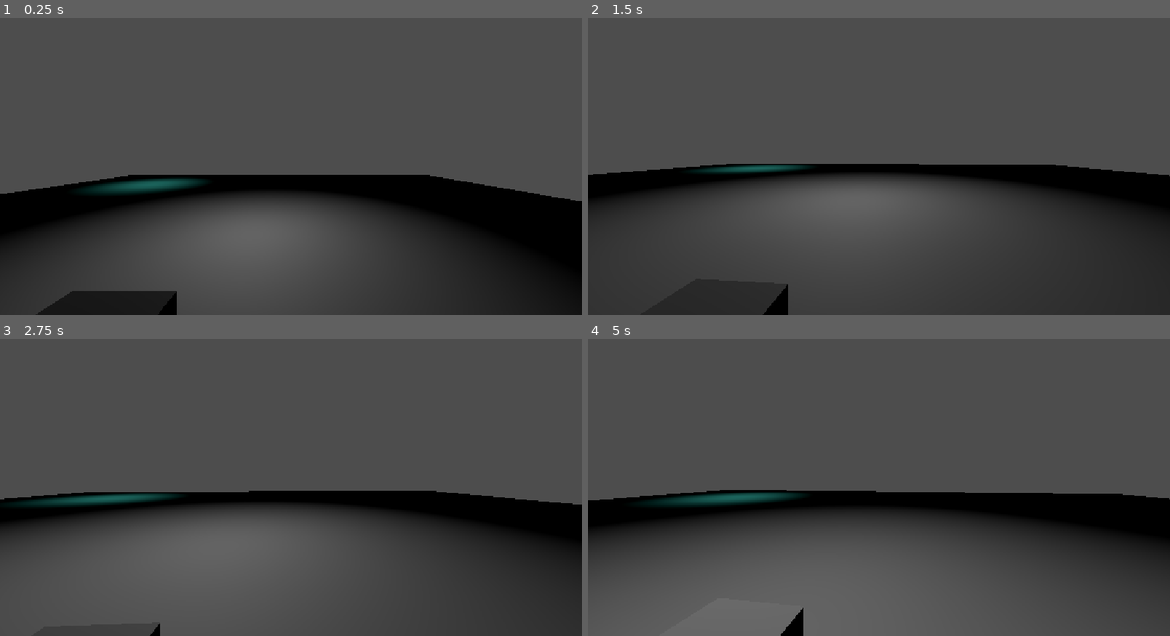
Above: before the commit, frames 1-4 (two rows, left to right).
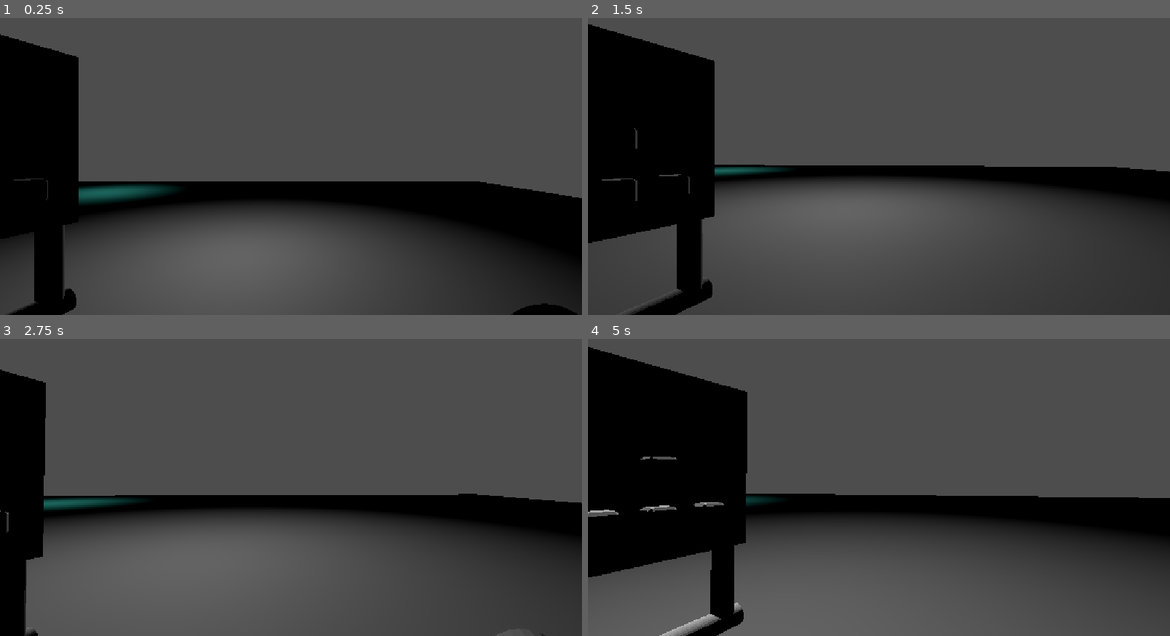
Above: after the commit, the same moments.

Repository: NickRockYuoTube/Godot_Jam2026
Game: Godot game, scene res://levels/test_level.tscn
Same seed, same stepped clock (60 frames per second), same inputs: the game is played once before the commit and once after it.
Inputs (mouse positions are in pixels of both pictures, inside the frame that each line leads up to):
- Up to frame 1 (0.25 s): no input
- Up to frame 2 (1.5 s): move the mouse to (908, 151) at 0.52 s; hold W (chair_forward) from 0.53 s (still down); tap Enter at 1.25 s; move the mouse to (849, 151) at 1.27 s
- Up to frame 3 (2.75 s): keep holding W (chair_forward); tap Space at 2 s; move the mouse to (302, 466) at 2.02 s
- Up to frame 4 (5 s): keep holding W (chair_forward); tap Enter at 2.75 s; move the mouse to (873, 478) at 2.77 s; move the mouse to (919, 475) at 3.52 s; move the mouse to (832, 469) at 4.27 s

The runs differ from the first frame. In frame 1, 14% of the frame differs, in the area x 0-100%, y 5-100%; in frame 2, 16%; in frame 3, 7.4%; in frame 4, 18%, in the area x 0-100%, y 2-100%.

Commit message:
Добавление коляски настройки камеры
Co-Authored-By: Gogrog98 <341069160+Gogrog98@users.noreply.github.com>

Diff:
--- a/godo-horro-jam/scen/wheelchair.tscn
+++ b/godo-horro-jam/scen/wheelchair.tscn
@@ -3,8 +3,10 @@
 [ext_resource type="Script" uid="uid://bsqpwcbnvjvpw" path="res://script/wheelchair.gd" id="1_0vjwd"]
 [ext_resource type="Script" uid="uid://bvwud5pg3w2i2" path="res://script/terminal.gd" id="2_38gba"]
 [ext_resource type="Script" uid="uid://31wrqp237dtm" path="res://script/head_look.gd" id="3_kmb4p"]
+[ext_resource type="PackedScene" uid="uid://btu4a7utwcuqr" path="res://models/кресло2.0.glb" id="4_38gba"]
 
 [sub_resource type="BoxShape3D" id="BoxShape3D_g4v7s"]
+size = Vector3(1, 1.7525635, 1.8577881)
 
 [sub_resource type="BoxMesh" id="BoxMesh_yf5fn"]
 
@@ -16,19 +18,22 @@
 script = ExtResource("1_0vjwd")
 
 [node name="CollisionShape3D" type="CollisionShape3D" parent="." unique_id=1800488574]
-transform = Transform3D(1, 0, 0, 0, 1, 0, 0, 0, 1, 0, 0.5015951, 0)
+transform = Transform3D(1, 0, 0, 0, 1, 0, 0, 0, 1, -0.034775853, 0.8778768, -0.38067627)
 shape = SubResource("BoxShape3D_g4v7s")
 
 [node name="MeshInstance3D" type="MeshInstance3D" parent="CollisionShape3D" unique_id=320073706]
+visible = false
 layers = 1023
 mesh = SubResource("BoxMesh_yf5fn")
 
 [node name="MeshInstance3D2" type="MeshInstance3D" parent="CollisionShape3D" unique_id=521274290]
 transform = Transform3D(1, 0, 0, 0, 1, 0, 0, 0, 0.3334955, 0, 0.9726829, 0.6245416)
+visible = false
 mesh = SubResource("BoxMesh_57qmd")
 
 [node name="MeshInstance3D3" type="MeshInstance3D" parent="CollisionShape3D" unique_id=1034590069]
 transform = Transform3D(0.4, 0, 0, 0, 0.4, 0, 0, 0, 0.59920275, -0.63767254, 0.69397897, -0.40121832)
+visible = false
 mesh = SubResource("BoxMesh_d0u6y")
 
 [node name="Terminal" type="Node3D" parent="." unique_id=668549793]
@@ -39,3 +44,8 @@
 script = ExtResource("3_kmb4p")
 
 [node name="Camera3D" type="Camera3D" parent="Head" unique_id=1783926359]
+transform = Transform3D(1, 0, 0, 0, 1, 0, 0, 0, 1, 0, -0.25861216, -0.23596674)
+fov = 60.0
+
+[node name="кресло2_0" parent="." unique_id=1249380776 instance=ExtResource("4_38gba")]
+transform = Transform3D(0.25, 0, 0, 0, 0.25, 0, 0, 0, 0.25, -1.6007485, -0.77689874, 0.13294268)
--- a/godo-horro-jam/script/head_look.gd
+++ b/godo-horro-jam/script/head_look.gd
@@ -1,7 +1,7 @@
 extends Node3D
 class_name HeadLook
 
-@export var max_yaw_deg := 40.0           # лимит поворота головы влево/вправо
+@export var max_yaw_deg := 50.0           # лимит поворота головы влево/вправо
 @export var max_pitch_up_deg := 15.0      # вверх голова почти не поднимается
 @export var max_pitch_down_deg := 30.0    # вниз можно посмотреть на терминал
 @export var sensitivity := 0.0018
Binary file added: godo-horro-jam/models/кресло2.0.glb
Not shown, added: godo-horro-jam/models/кресло2.0.glb.import
